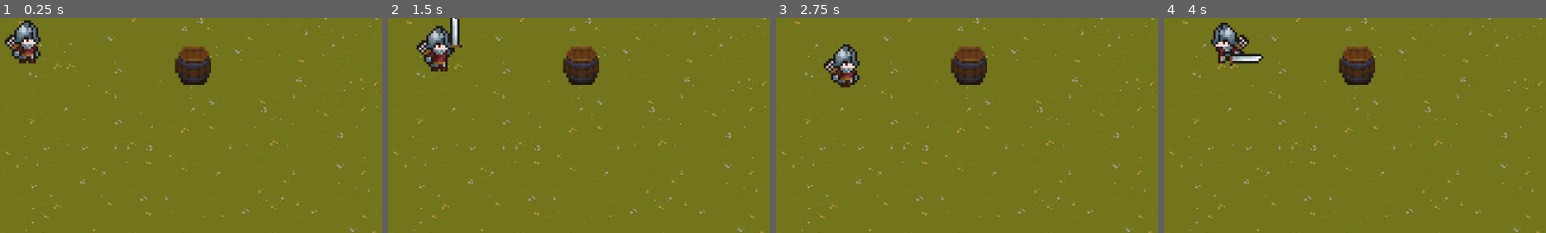
Above: before the commit, frames 1-4 (left to right).
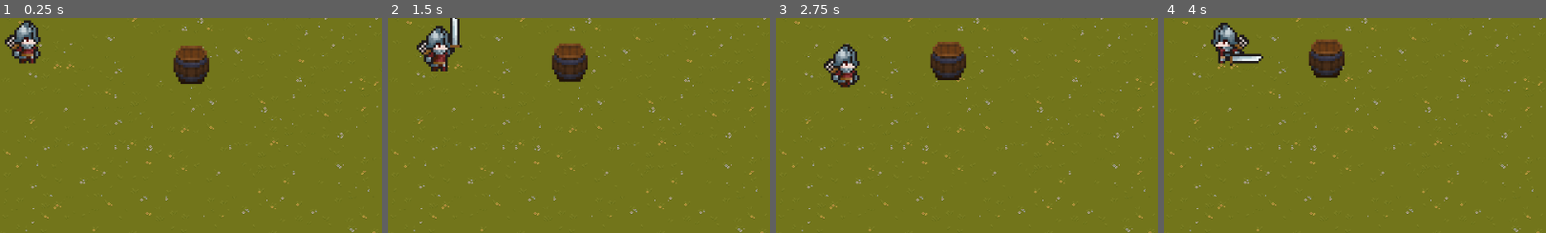
Above: after the commit, the same moments.

Repository: capt-jack00/GameOff2025
Game: Godot game, scene res://scenes/world.tscn
Two runs of this game, one before a commit and one after it. Both use one fixed random seed, a clock stepped at 60 frames per second and the inputs below.
Inputs (mouse positions are % of the whole screen's width and height, from its top left):
- Up to frame 1 (0.25 s): no input
- Up to frame 2 (1.5 s): move the mouse to (72, 45) at 0.52 s; hold D (move_right) 0.53-1.28 s; click (72, 45) at 0.6 s; move the mouse to (30, 55) at 1.27 s; hold S (move_down) from 1.28 s (still down); click (30, 55) at 1.35 s
- Up to frame 3 (2.75 s): move the mouse to (60, 28) at 2.02 s; release S (move_down) at 2.03 s; hold D (move_right) from 2.03 s (still down); click (60, 28) at 2.1 s
- Up to frame 4 (4 s): move the mouse to (45, 70) at 2.77 s; release D (move_right) at 2.78 s; hold W (move_up) 2.78-3.53 s; click (45, 70) at 2.85 s; move the mouse to (80, 65) at 3.52 s; hold A (move_left) from 3.53 s (still down); click (80, 65) at 3.6 s
The pictures show only the part of the screen within x 0-50%, y 0-50%; the shares and areas given below are measured in that part.

The runs differ from the first frame. In frame 1, 0.5% of the frame differs, in the area x 45-56%, y 12-32%; in frame 2, 1.6%; in frame 3, 2.2%; in frame 4, 2.8%, in the area x 37-56%, y 9-32%.

Commit message:
Enemy barebones added
I have added sample enemy.

Diff:
--- a/project.godot
+++ b/project.godot
@@ -26,6 +26,10 @@
 [dotnet]
 
 project/assembly_name="GameOff"
+
+[global_group]
+
+player=""
 
 [input]
 
--- a/scenes/barrel.gd
+++ b/scenes/barrel.gd
@@ -1,6 +1,21 @@
-extends StaticBody2D
+extends CharacterBody2D
 var health = 30
 var isAlive = true
+var speed = 10
+@onready var target = get_tree().get_first_node_in_group("player")
+
+# QUICKNOTE: We can't really use collision for enemies because when collision is applied then
+# if enemy collides with the player from the top, it sticks to it because Godot thinks that
+# the top of the player is floor. In this case how we can fix that is to applay similar mechanism
+# like in terraria. There is no player-enemy collision but when player is getting hit it just throws
+# him back away making an illusion of the collison
+
+func _physics_process(delta):
+	if is_instance_valid(target):
+		var dir = (target.global_position - global_position).normalized()
+		velocity = dir * speed
+		move_and_slide()
+
 
 func take_damage(amount):
 	if isAlive:
--- a/scenes/barrel.tscn
+++ b/scenes/barrel.tscn
@@ -9,7 +9,7 @@
 [sub_resource type="RectangleShape2D" id="RectangleShape2D_ptqd7"]
 size = Vector2(46, 49)
 
-[node name="Barrel" type="StaticBody2D"]
+[node name="Barrel" type="CharacterBody2D"]
 light_mask = 2
 visibility_layer = 2
 script = ExtResource("1_ptqd7")
@@ -30,3 +30,5 @@
 
 [node name="BarrelCollision" type="CollisionShape2D" parent="Area2D"]
 shape = SubResource("RectangleShape2D_ptqd7")
+
+[node name="NavigationAgent2D" type="NavigationAgent2D" parent="."]
--- a/scenes/player.tscn
+++ b/scenes/player.tscn
@@ -106,7 +106,7 @@
 &"soldier_walk": SubResource("Animation_sweqy")
 }
 
-[node name="Player" type="CharacterBody2D"]
+[node name="Player" type="CharacterBody2D" groups=["player"]]
 script = ExtResource("1_onrkg")
 
 [node name="Sprite2D" type="Sprite2D" parent="."]
